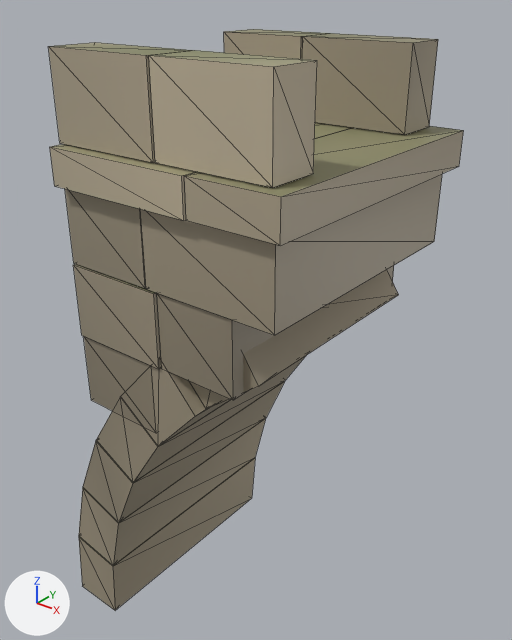
What one commit did to the glTF model assets/models/temple_kit/viaduct_top_arch_broken_mid.glb.
The view is the same before and after, from a 50 mm lens placed at (1.25, -11.54, 1.16), pointed at (-8.44, 0.56, -6.35). Every picture has the same lights, and +X, +Y and +Z are marked at lower left. The picture after the commit comes second. Mesh edges are drawn as thin lines. Vertices at exactly the same position are counted once.

The first picture shows 'viaduct_top_arch_broken_mid'.
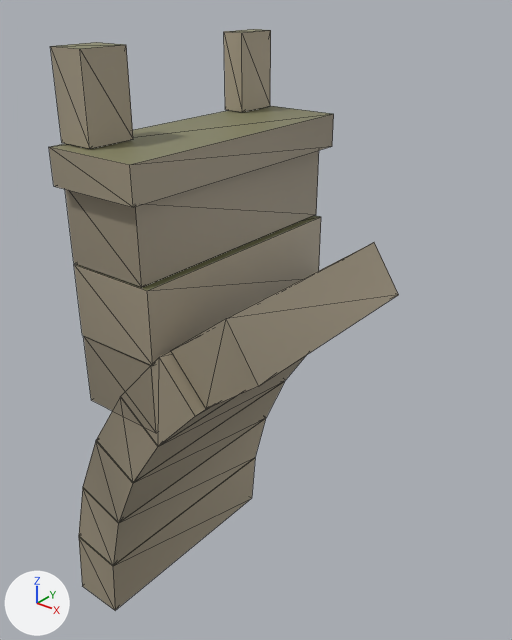
What differs and where, as boxes (x1, y1, x2, y2) in the pictures (512 x 640 px):
'viaduct_top_arch_broken_mid', reshaped (16% narrower): before (48, 29, 464, 610); after (49, 29, 398, 610)
part 1 of me_viaduct_top_arch_broken_mid, deleted: before (184, 126, 464, 245)
part 2 of me_viaduct_top_arch_broken_mid, deleted (brown): before (302, 33, 438, 135)
part 3 of me_viaduct_top_arch_broken_mid, deleted (brown): before (149, 50, 317, 188)
part 4 of me_viaduct_top_arch_broken_mid, cut back: before (48, 29, 442, 369); after (50, 29, 334, 366)

What the commit changed:
me_viaduct_top_arch_broken_mid is used by ob_viaduct_top_arch_broken_mid; location (0.0, 0.0, 0.0).
me_viaduct_top_arch_broken_mid had 136 vertices, 204 faces and spanned x -11.93..-4.93, y -3.25..3.28, z -14.48..-0.01.
me_viaduct_top_arch_broken_mid now has 96 vertices, 144 faces and spans x -11.93..-5.78, y -3.27..3.23, z -14.48..-0.01.
me_viaduct_top_arch_broken_mid part 1: the loose piece of 8 vertices spanning x -6.93..-4.93, y -3.22..3.28, z -2.59..-1.82 is deleted.
me_viaduct_top_arch_broken_mid part 2: the loose piece of 8 vertices spanning x -8.24..-5.61, y 1.93..3.03, z -1.78..-0.01 is deleted.
me_viaduct_top_arch_broken_mid part 3: the loose piece of 8 vertices spanning x -7.85..-5.27, y -2.98..-1.88, z -1.78..-0.01 is deleted.
Part 4, on me_viaduct_top_arch_broken_mid:
26 vertices are removed from x -10.48..-5.16, y -3.25..3.02, z -4.28..-0.01.
46 faces are deleted.
4 vertices in x -10.48, y -3.03..2.97, z -5.99..-4.32 move by (0.0, 0.02, 0.0).
4 vertices in x -8.07, y -3.03..2.97, z -5.99..-4.32 move by (-0.2, 0.02, 0.0).
22 vertices move from x -10.49..-6.14, y -3.03..3.25, z -5.99..-1.82 to x -10.49..-8.19, y -3.27..3.23, z -4.28..-0.01.
10 vertices are added at x -10.49..-9.63, y -2.96..1.93, z -1.78..-0.01.
22 new faces join them.
